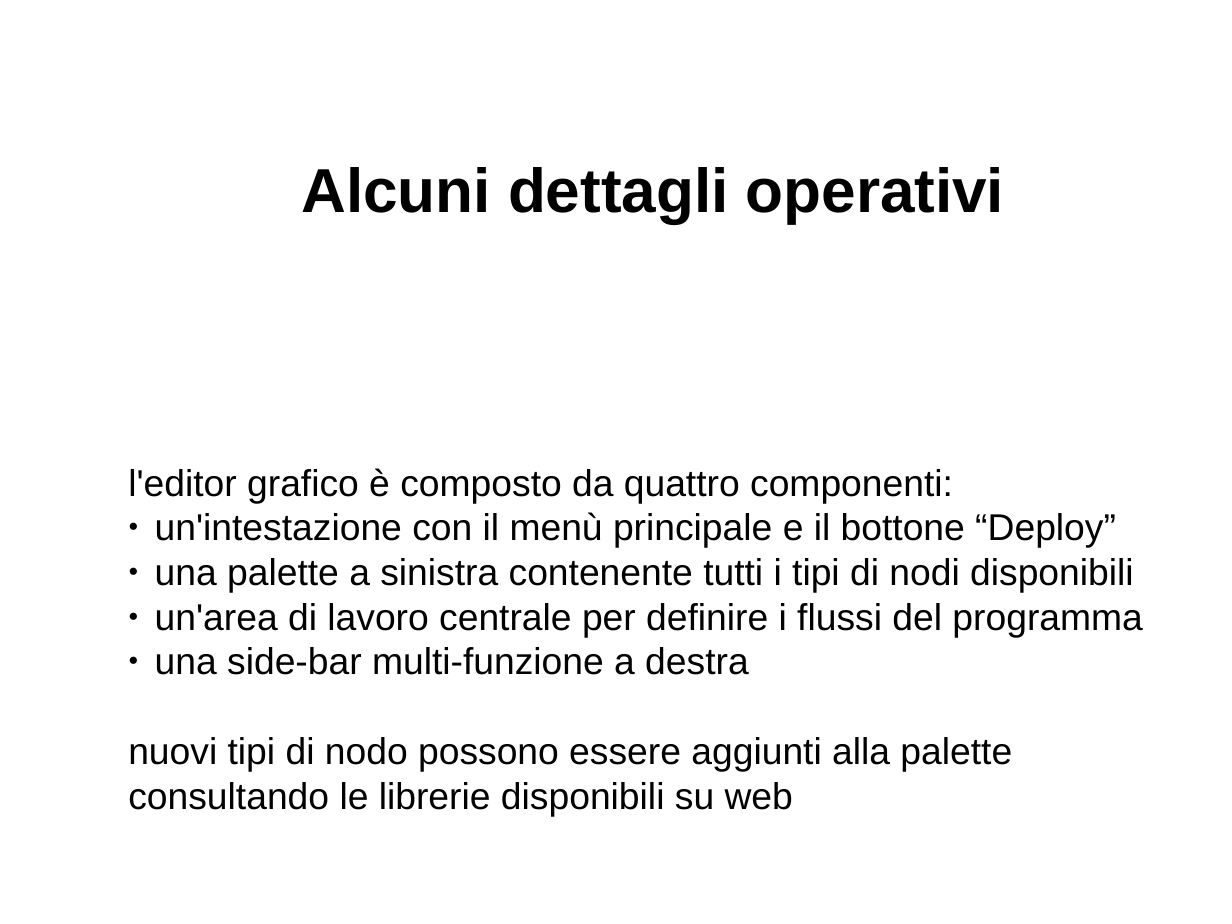
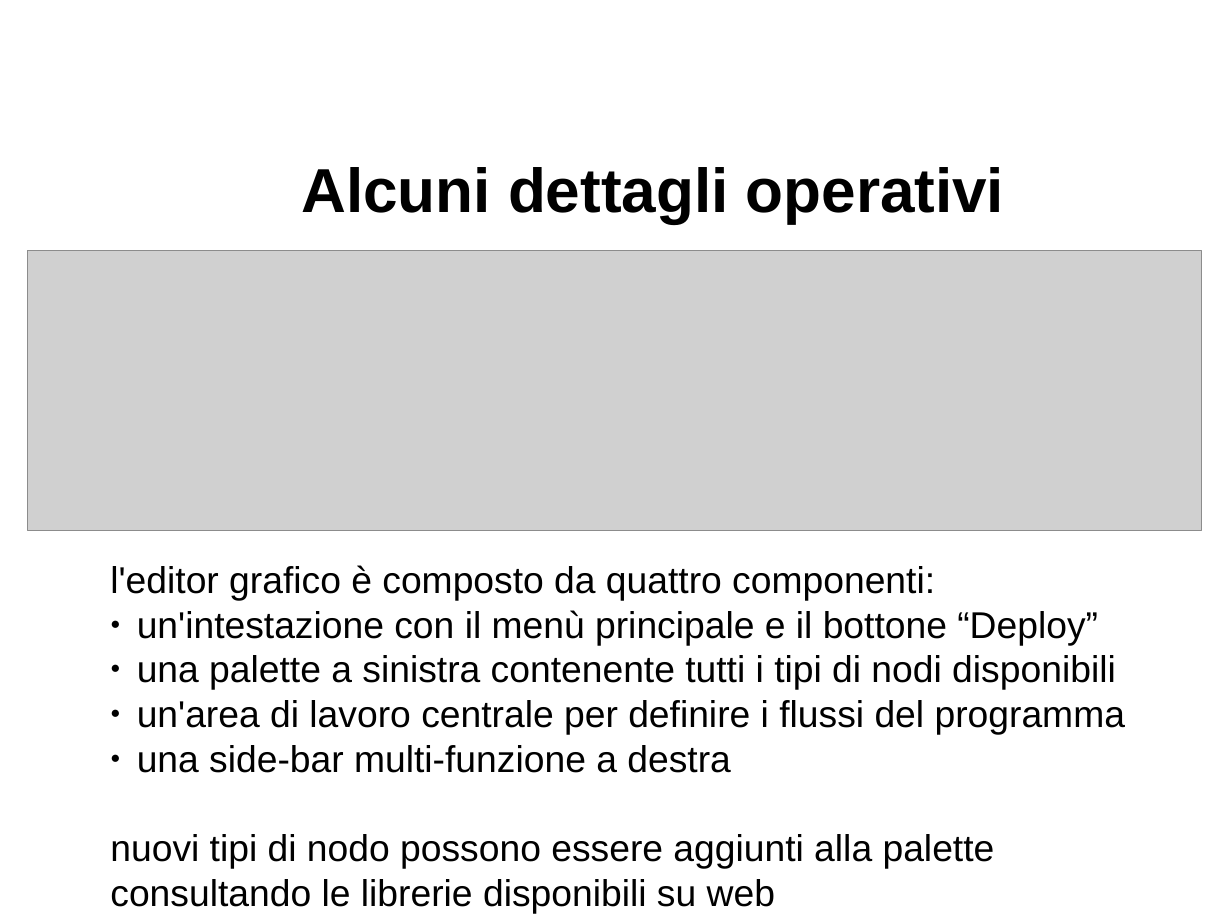
Before and after one commit to davideancona/minicorsiRAISE, a slide deck: slide 8 of iot/NodeRED.odp. Drawn at 1232x924 pixels with LibreOffice and Linux fonts; fonts in the diff are those of the drawing; grey boxes stand for pictures. Boxes give left, top, right and bottom in pixels: in the first picture for what was removed or moved away, otherwise in the second. Text is boxed around its words. In the diff, an @@ line names an element or a change of style, - is before the commit and + after.

```diff
--- a/iot/NodeRED.odp
+++ b/iot/NodeRED.odp
@@ picture added at box(28, 250, 1202, 531) @@
@@ text "l'editor grafico è composto da ...": place and size @@
-text "l'editor grafico è composto da ..." at box(128, 468, 1142, 816)
+text "l'editor grafico è composto da ..." at box(110, 565, 1125, 914)
```
Also in this commit, not shown: 2 other slides changed, 4 other files.
